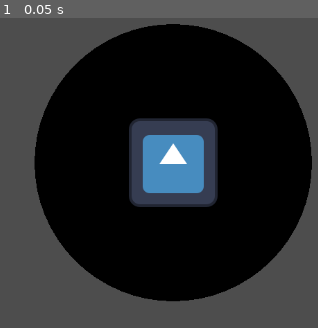
Above: before the commit, frame 1.
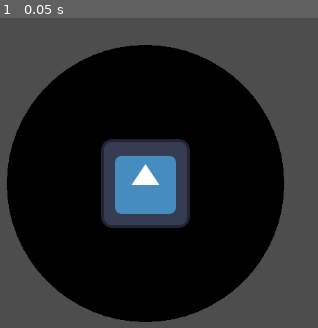
Above: after the commit, the same moment.

Repository: SeanCampbell255/Circle-Defender
Game: Godot game, scene res://player.tscn
The game is run twice, just before and just after one commit, with the same random seed, the same clock (stepped at 60 frames per second) and the same inputs. The engine's default icon, where the game draws it, is replaced by a stand-in: a white triangle on a blue panel in a dark square.
Inputs:
- Up to frame 1 (0.05 s): no input

The runs differ from the first frame. In frame 1, 30% of the frame differs, in the area x 2-99%, y 1-99%.

Commit message:
Player Centered
Centered the player pixel perfect

Diff:
--- a/player.tscn
+++ b/player.tscn
@@ -7,7 +7,7 @@
 radius = 200.0
 
 [node name="Player" type="Area2D"]
-position = Vector2(616, 294)
+position = Vector2(576, 324)
 script = ExtResource("1_878q4")
 circleRadius = 200.0
 metadata/_edit_group_ = true
